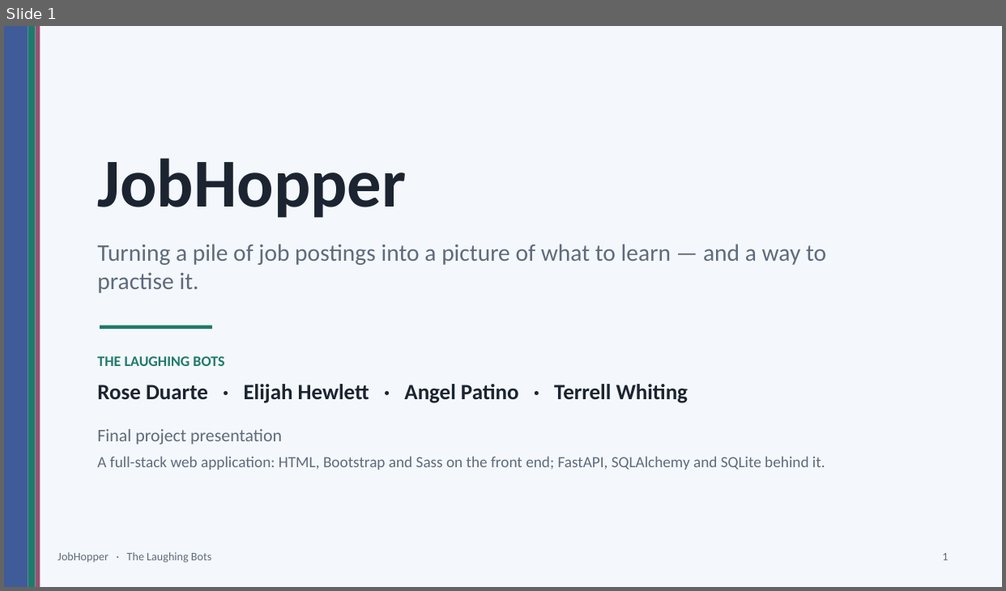
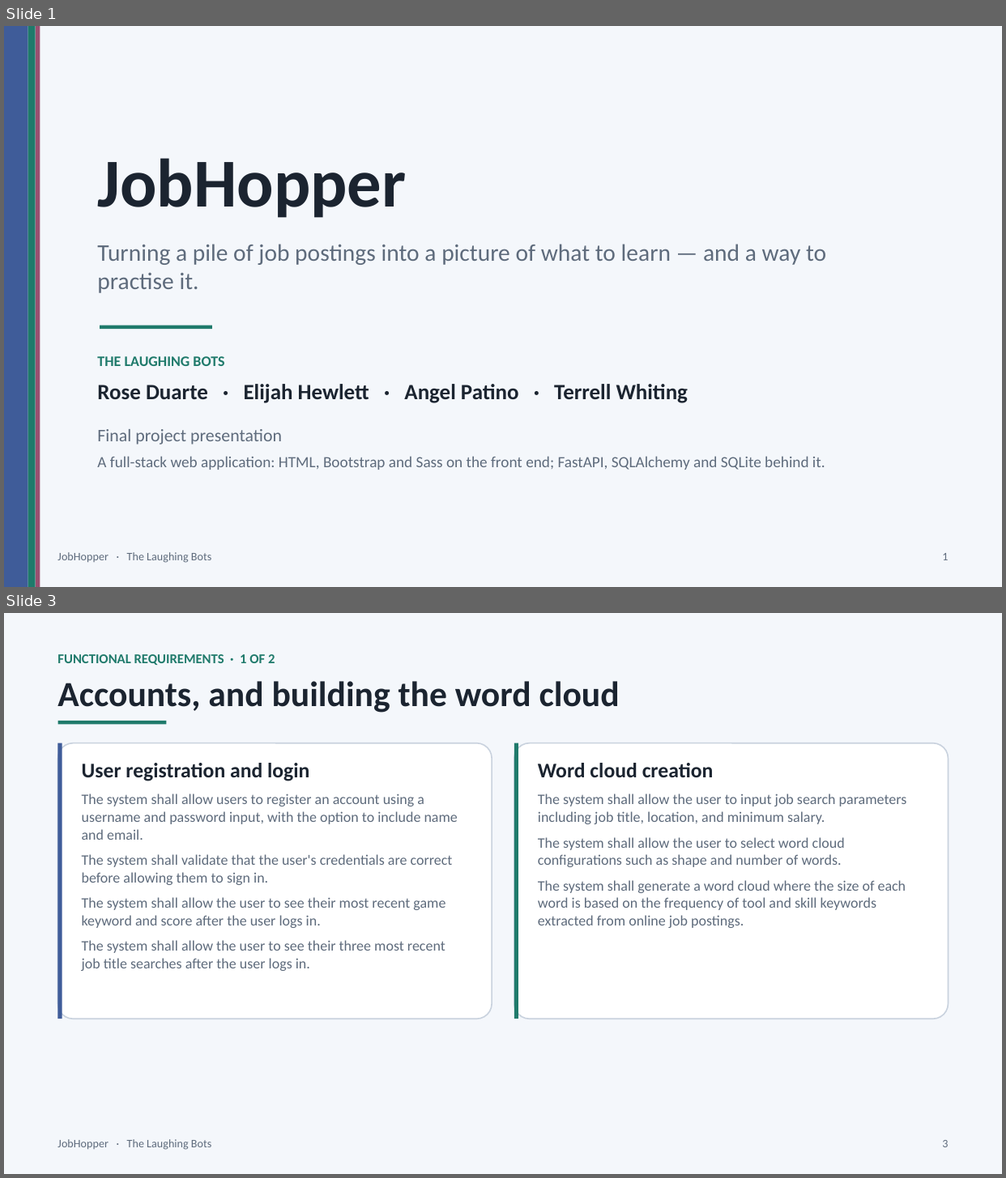
Before and after one commit to erhewlett/Laughing-Bots, a slide deck: presentation/JobHopper_Final_Presentation.pptx. Shown one above the other, each under a label of ours: slide 1 before the commit, slides 1 and 3 after it; the slides between them are not shown. The pictures are 1006x591 and 1006x1178 pixels, drawn with LibreOffice and Linux fonts; fonts in the diff are those of the drawing. Boxes give left, top, right and bottom in pixels: in the first picture for what was removed or moved away, otherwise in the second. Text is boxed around its words. In the diff, an @@ line names an element or a change of style, - is before the commit and + after.

```diff
--- a/presentation/JobHopper_Final_Presentation.pptx
+++ b/presentation/JobHopper_Final_Presentation.pptx
@@ slide 3 added at [4, 613, 1002, 1174], background #FFFFFF @@
@@ rectangle added at [4, 613, 1002, 1174], fill #F4F7FB @@
@@ text added at [57, 654, 275, 665], 13 pt, text #1F7A6B, bold @@
+FUNCTIONAL REQUIREMENTS · 1 OF 2
@@ text added at [57, 681, 620, 713], 34 pt, text #1B2430, bold @@
+Accounts, and building the word cloud
@@ rectangle added at [58, 721, 167, 725], fill #1F7A6B @@
@@ rounded rectangle added at [58, 743, 492, 1020], fill #FFFFFF, outline #C9D2DE 1.25 pt @@
@@ rectangle added at [58, 743, 62, 1020], fill #3F5C99 @@
@@ rounded rectangle added at [514, 743, 948, 1020], fill #FFFFFF, outline #C9D2DE 1.25 pt @@
@@ rectangle added at [514, 743, 519, 1020], fill #1F7A6B @@
@@ text added at [82, 763, 309, 781], 20 pt, text #1B2430, bold @@
+User registration and login
@@ text added at [538, 763, 714, 777], 20 pt, text #1B2430, bold @@
+Word cloud creation
@@ text added at [82, 794, 458, 971], 14 pt, text #5E6B7C @@
+The system shall allow users to register an account using a
+username and password input, with the option to include name
+and email.
+The system shall validate that the user's credentials are correct
+before allowing them to sign in.
+The system shall allow the user to see their most recent game
+keyword and score after the user logs in.
+The system shall allow the user to see their three most recent
+job title searches after the user logs in.
@@ text added at [538, 794, 907, 928], 14 pt, text #5E6B7C @@
+The system shall allow the user to input job search parameters
+including job title, location, and minimum salary.
+The system shall allow the user to select word cloud
+configurations such as shape and number of words.
+The system shall generate a word cloud where the size of each
+word is based on the frequency of tool and skill keywords
+extracted from online job postings.
@@ text added at [57, 1139, 211, 1150], 11 pt, text #5E6B7C @@
+JobHopper · The Laughing Bots
@@ text added at [942, 1140, 948, 1148], 11 pt, text #5E6B7C @@
+3
```
Also in this commit, not shown: 4 slides changed, 1 other slide added, 2 slides removed, 5 other files.
